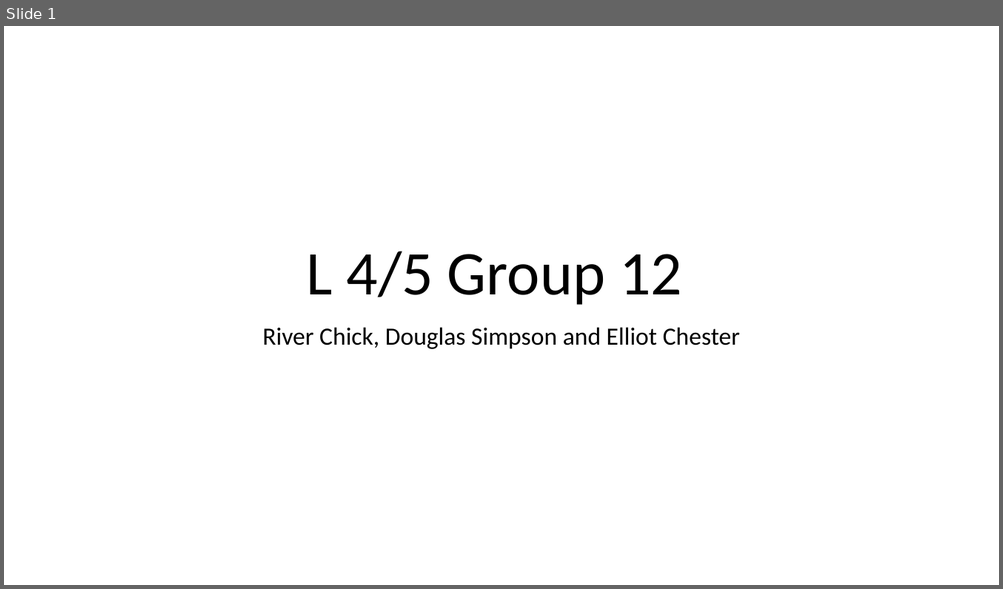
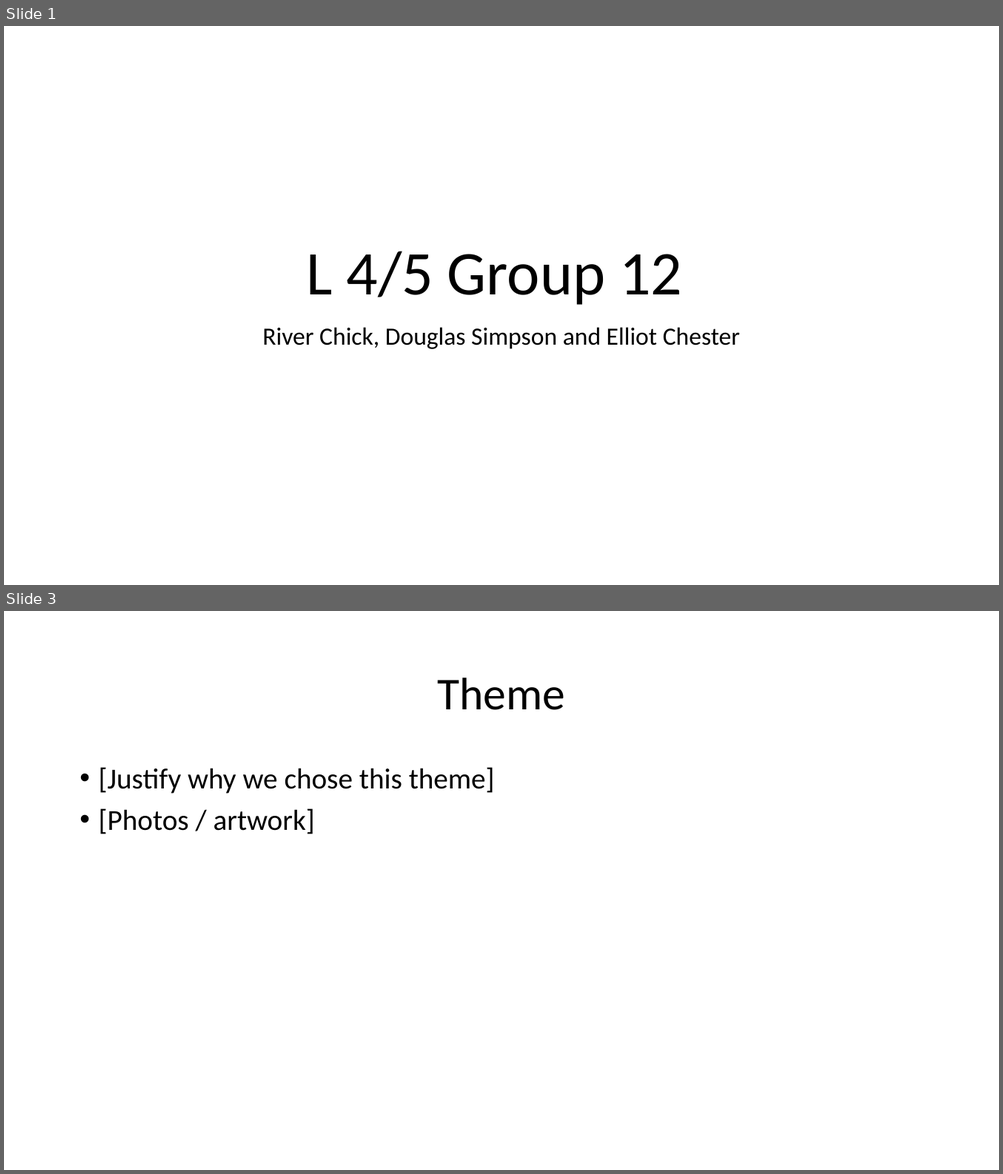
Before and after one commit to UoSGamesGroups/second-semester-s2-level-4-5-group-12, a slide deck: Assets/Research/Week 9.pptx. Shown one above the other, each under a label of ours: slide 1 before the commit, slides 1 and 3 after it; the slides between them are not shown. The pictures are 1003x589 and 1003x1174 pixels, drawn with LibreOffice and Linux fonts; fonts in the diff are those of the drawing. Boxes give left, top, right and bottom in pixels: in the first picture for what was removed or moved away, otherwise in the second. Text is boxed around its words. In the diff, an @@ line names an element or a change of style, - is before the commit and + after.

```diff
--- a/Assets/Research/Week 9.pptx
+++ b/Assets/Research/Week 9.pptx
@@ slide 3 added at (x1=4, y1=611, x2=999, y2=1170), background #FFFFFF @@
@@ title added at (x1=437, y1=678, x2=565, y2=710), 44 pt, text #000000 @@
+Theme
@@ text added at (x1=99, y1=767, x2=495, y2=834), 28 pt, text #000000 @@
+• [Justify why we chose this theme]
+• [Photos / artwork]
```
Also in this commit, not shown: 3 slides changed, 4 other slides added.
